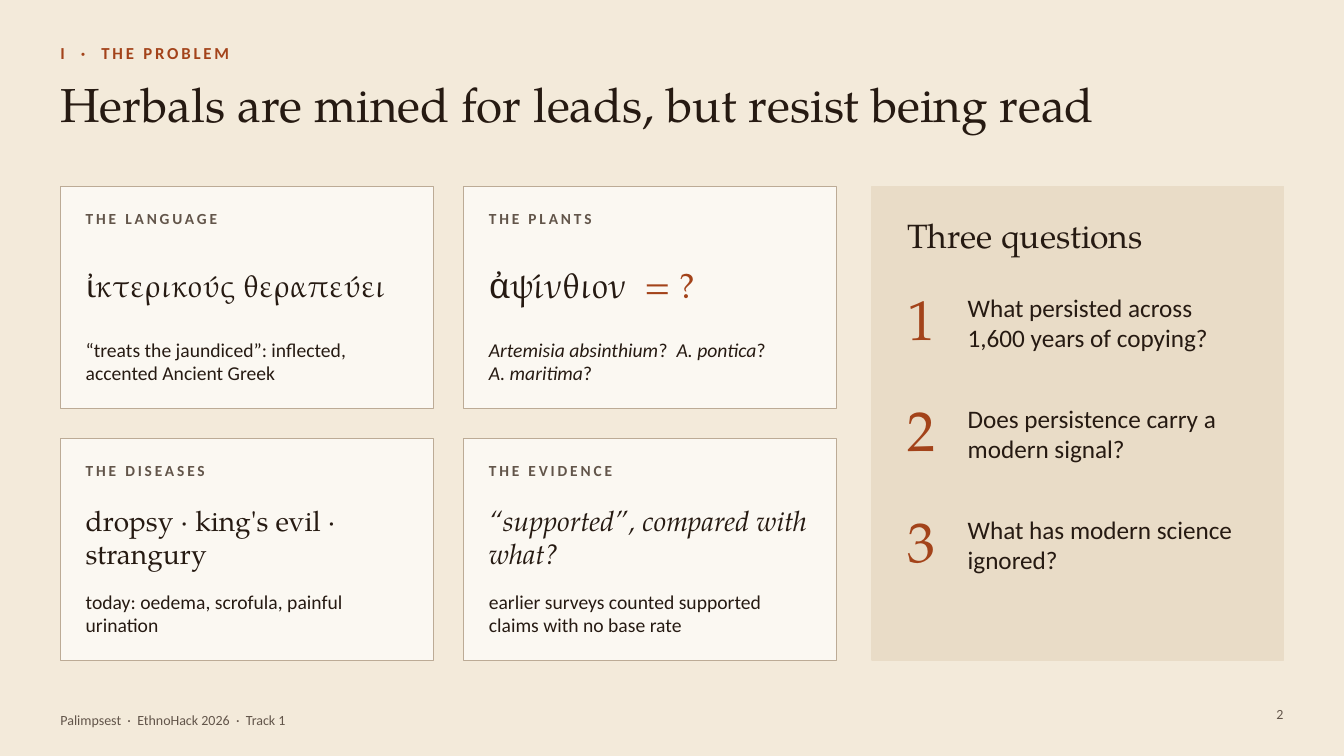
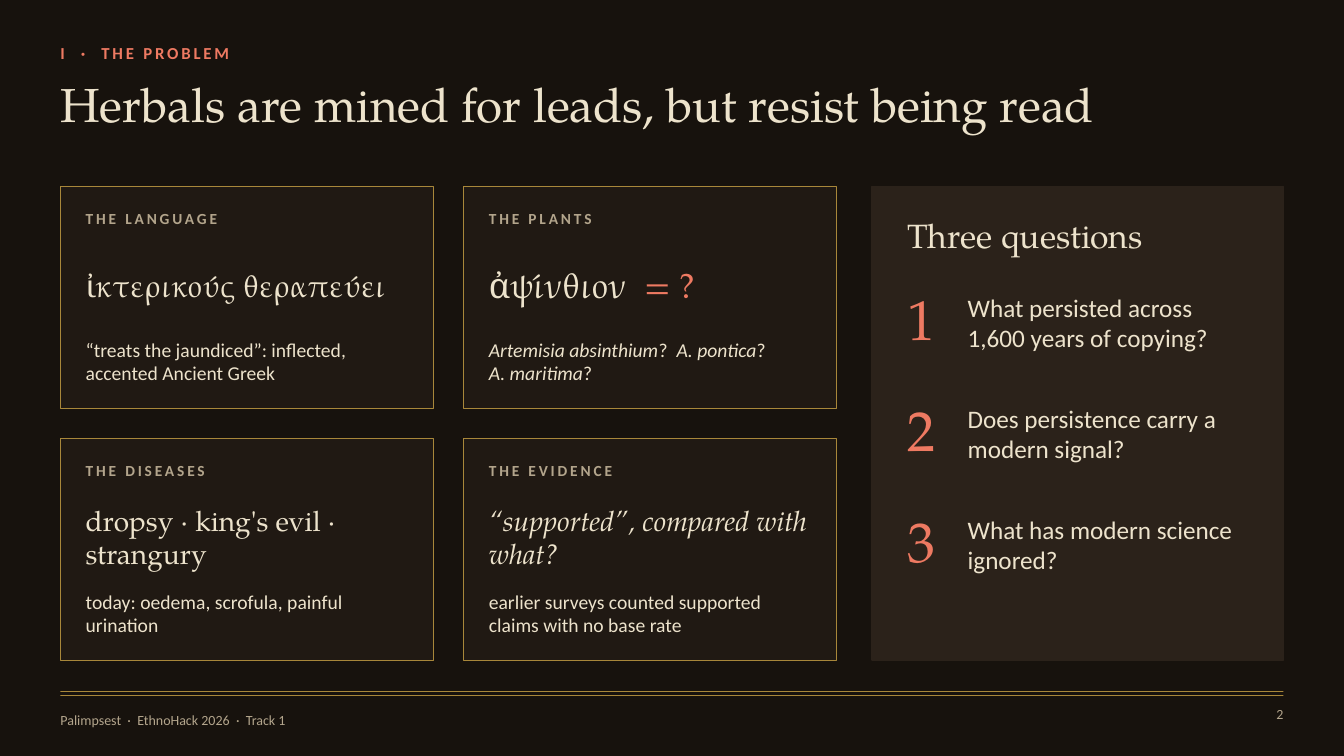
Before and after one commit to KaraAliOsman/palimpsest, a slide deck: slide 2 of docs/pitch/Palimpsest_EthnoHack2026.pptx. Drawn at 1344x756 pixels with LibreOffice and Linux fonts; fonts in the diff are those of the drawing. Boxes give left, top, right and bottom in pixels: in the first picture for what was removed or moved away, otherwise in the second. Text is boxed around its words. In the diff, an @@ line names an element or a change of style, - is before the commit and + after.

```diff
--- a/docs/pitch/Palimpsest_EthnoHack2026.pptx
+++ b/docs/pitch/Palimpsest_EthnoHack2026.pptx
@@ background #F3EADA to #17120D @@
@@ rectangle at (872,187,1284,660): fill #E9DCC7 to #2B221A; outline #E9DCC7 1 pt to #2B221A 1 pt @@
@@ text "ἀψίνθιον = ?" at (489,242,812,328): text colour #261A12 to #EDE3CC in "ἀψίνθιον"; text colour #A3431A to #EE7A62 in "= ?" @@
@@ fill #FBF8F2 to #201913; outline #BCAB96 0.75 pt to #A8873A 0.75 pt in 4 elements at (60,187,434,408), (464,187,837,408), (60,439,434,660), (464,439,837,660) @@
@@ text colour #A3431A to #EE7A62 in 4 elements at (60,48,229,59), (907,301,935,340), (907,412,935,451), (907,523,935,563) @@
@@ text colour #261A12 to #EDE3CC in 12 elements at (60,87,1094,136), (243,275,384,306), (86,343,345,380), (489,343,765,380), (86,510,321,572), (86,595,342,632), (489,510,807,565), (489,595,761,632), (907,223,1143,258), (968,299,1208,352), (968,410,1216,463), (968,521,1232,574) @@
@@ text colour #62554A to #B3A58C in 6 elements at (86,214,217,224), (489,214,591,224), (86,466,204,476), (489,466,612,476), (1276,710,1283,719), (60,715,285,727) @@
@@ line added from (60, 692) to (1284, 692), #A8873A 0.5 pt @@
@@ line added from (60, 696) to (1284, 696), #A8873A 0.5 pt @@
```
Also in this commit, not shown: 9 other slides changed, 1 other file.
